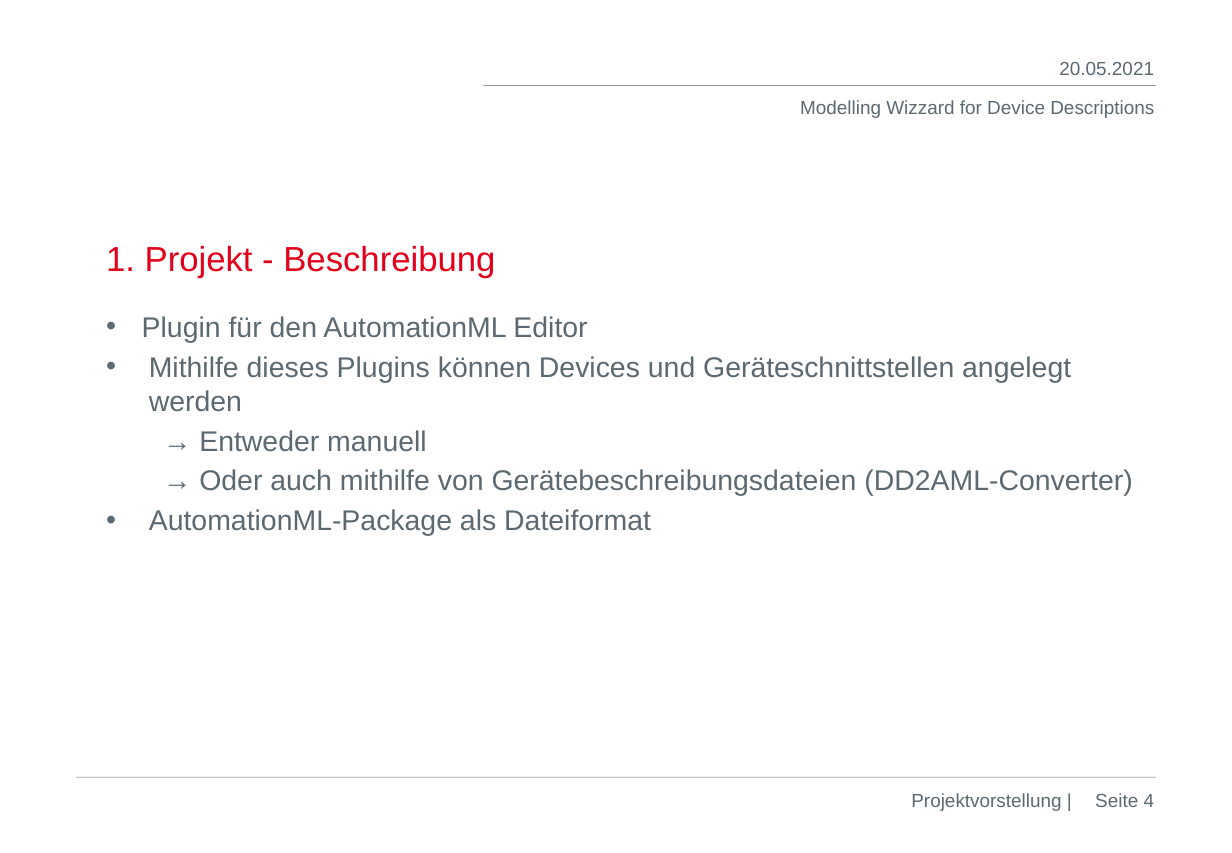
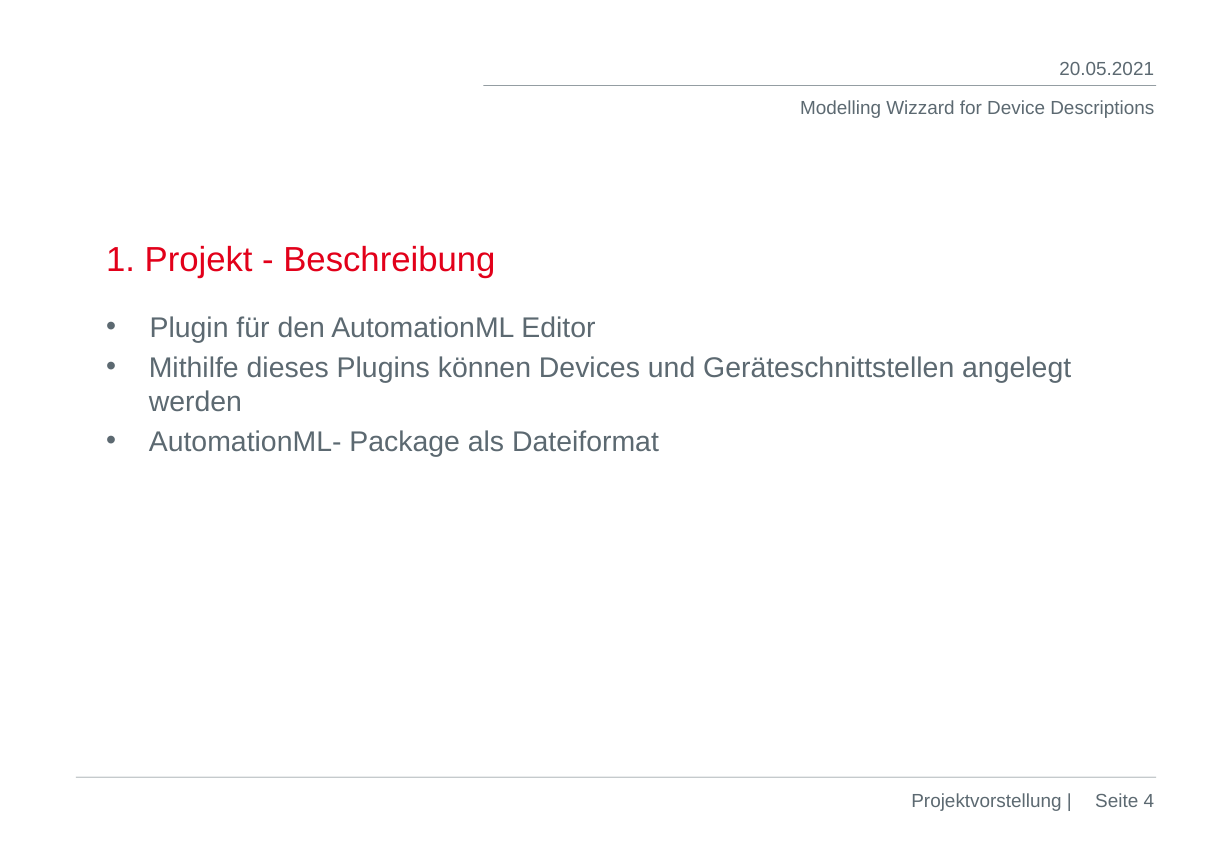
Before and after one commit to DekaAthlos/TINF19C-ModellingWizard, a slide deck: slide 4 of Projektleiter/Prasentation_4.Semester.pptx. Drawn at 1232x853 pixels with LibreOffice and Linux fonts; fonts in the diff are those of the drawing; background and template pictures are left out. Boxes give left, top, right and bottom in pixels: in the first picture for what was removed or moved away, otherwise in the second. Text is boxed around its words. In the diff, an @@ line names an element or a change of style, - is before the commit and + after.

Commit message:
Add final Presentation

```diff
--- a/Projektleiter/Prasentation_4.Semester.pptx
+++ b/Projektleiter/Prasentation_4.Semester.pptx
@@ text at box(149, 430, 659, 456): text changed @@
-  → Entweder manuell
-  → Oder auch mithilfe von Gerätebeschreibungsdateien (DD2AML-Converter)
-• AutomationML-Package als Dateiformat
+• AutomationML- Package als Dateiformat
```
Also in this commit, not shown: 5 other slides changed, 2 slides added.
